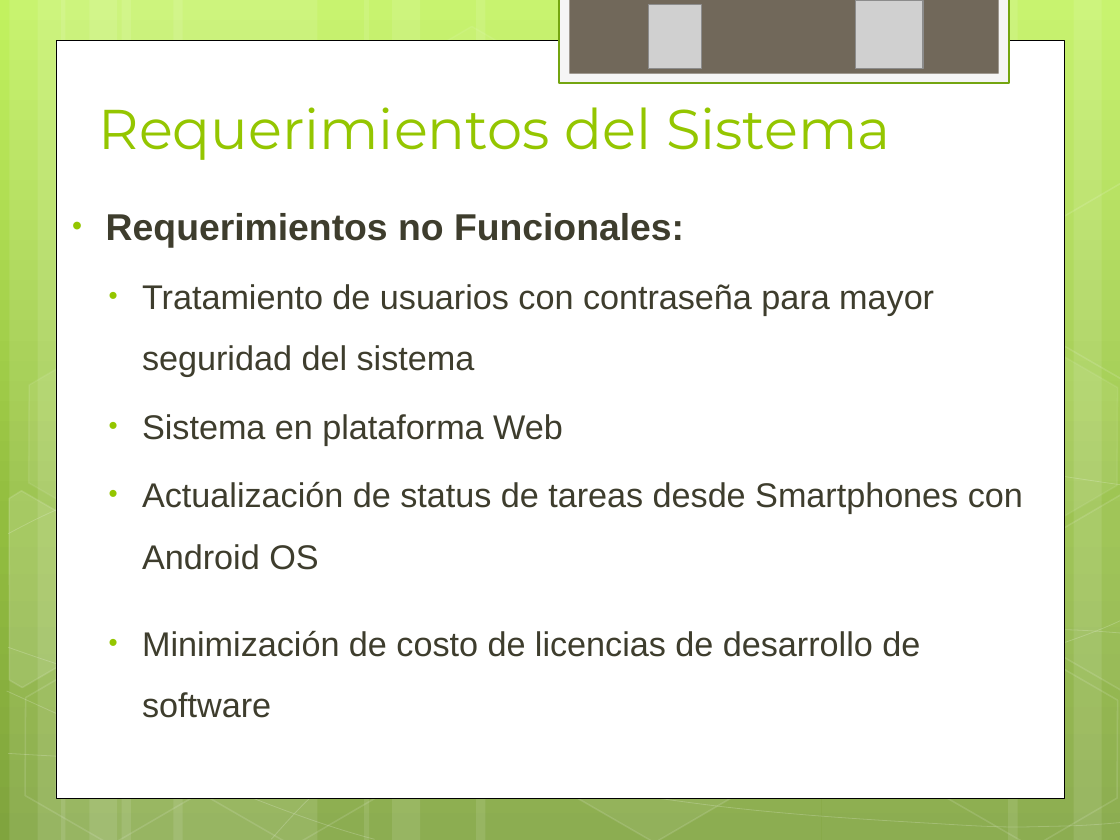
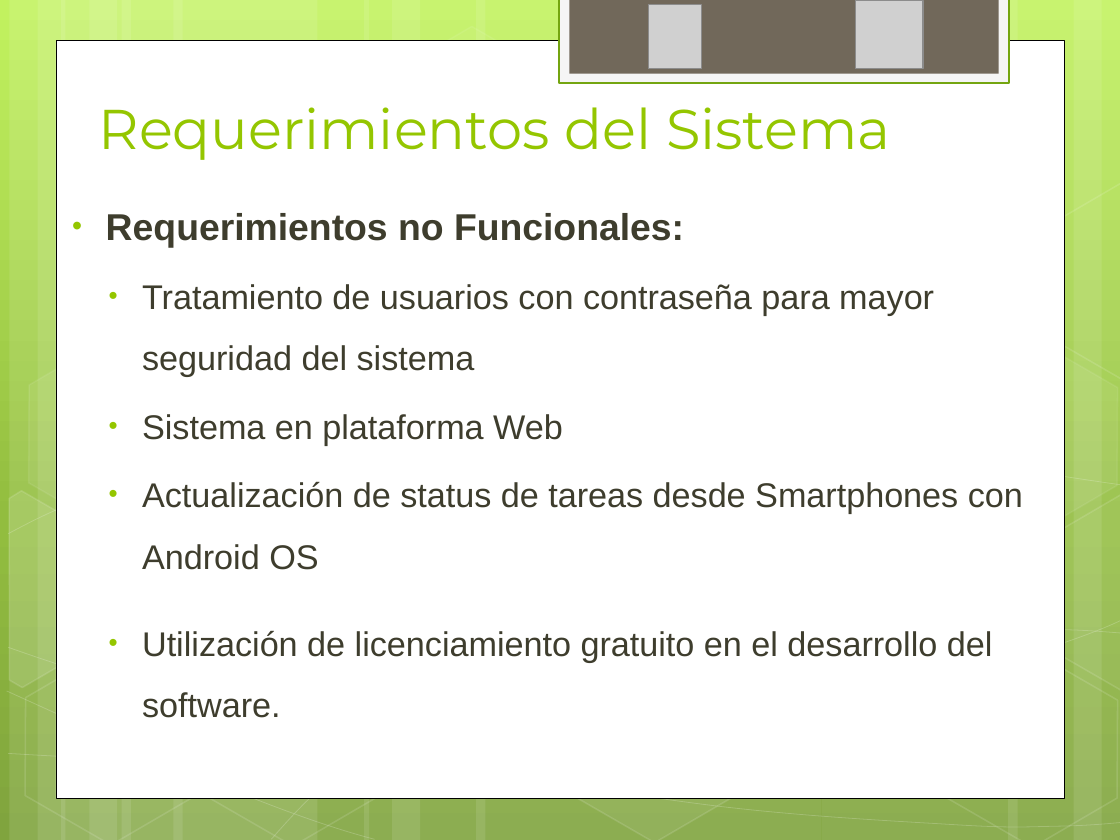
Before and after one commit to ptissera/habilitacion-profesional-2012-4k4, a slide deck: slide 10 of Documentacion/Proyecto/Presentacion Final/Exposicion Final.pptx. Drawn at 1120x840 pixels with LibreOffice and Linux fonts; fonts in the diff are those of the drawing; grey boxes stand for pictures. Boxes give left, top, right and bottom in pixels: in the first picture for what was removed or moved away, otherwise in the second. Text is boxed around its words. In the diff, an @@ line names an element or a change of style, - is before the commit and + after.

```diff
--- a/Documentacion/Proyecto/Presentacion Final/Exposicion Final.pptx
+++ b/Documentacion/Proyecto/Presentacion Final/Exposicion Final.pptx
@@ text at (142,631,993,718): text changed @@
-  • Minimización de costo de licencias de desarrollo de software
+  • Utilización de licenciamiento gratuito en el desarrollo del software.
```
Also in this commit, not shown: 4 other slides changed.
